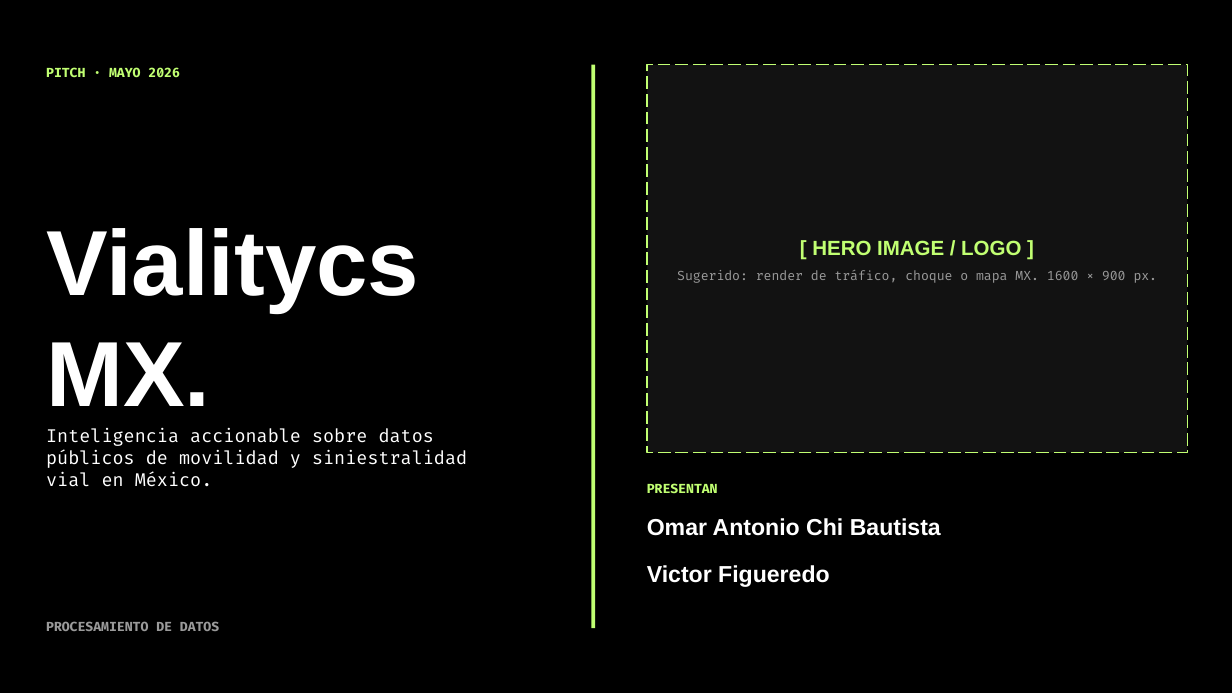
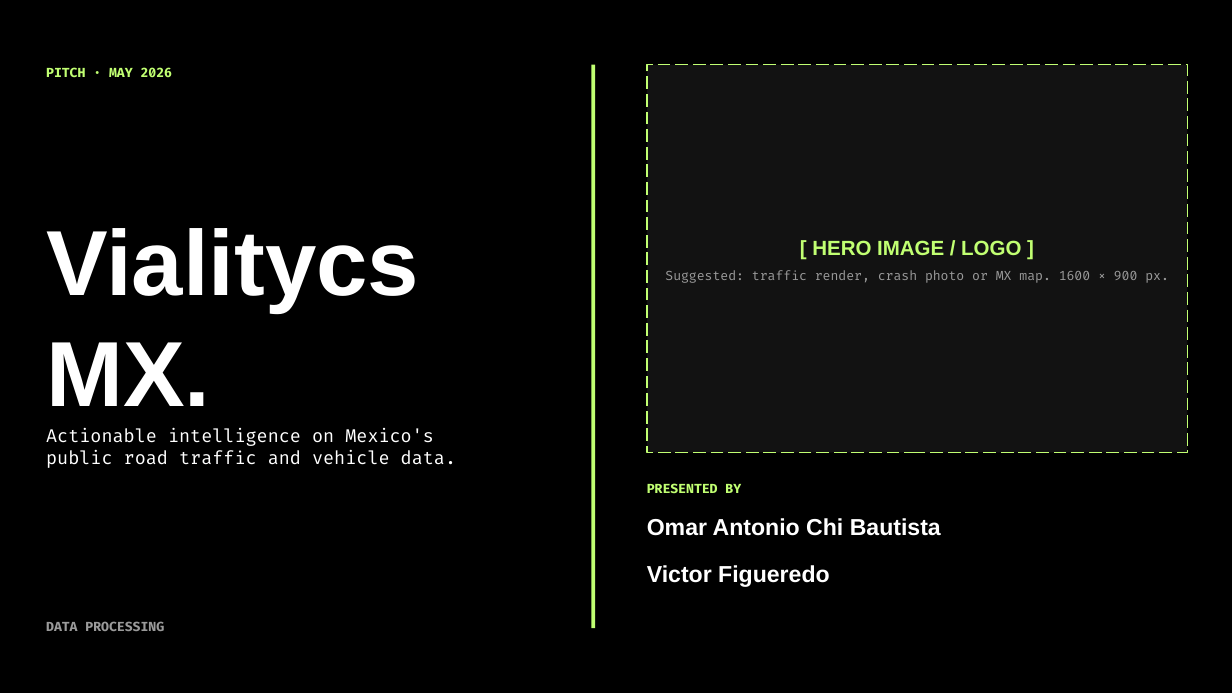
Before and after one commit to omarchii/inegi, a slide deck: slide 1 of reports/presentacion_vialitycs_mx.pptx. Drawn at 1232x693 pixels with LibreOffice and Linux fonts; fonts in the diff are those of the drawing. Boxes give left, top, right and bottom in pixels: in the first picture for what was removed or moved away, otherwise in the second. Text is boxed around its words. In the diff, an @@ line names an element or a change of style, - is before the commit and + after.

```diff
--- a/reports/presentacion_vialitycs_mx.pptx
+++ b/reports/presentacion_vialitycs_mx.pptx
@@ text at (46,67,173,78): text changed @@
-PITCH · MAYO 2026
+PITCH · MAY 2026
@@ text at (665,270,1169,283): text changed @@
-Sugerido: render de tráfico, choque o mapa MX. 1600 × 900 px.
+Suggested: traffic render, crash photo or MX map. 1600 × 900 px.
@@ text at (46,428,456,468): text changed @@
-Inteligencia accionable sobre datos
-públicos de movilidad y siniestralidad
-vial en México.
+Actionable intelligence on Mexico's
+public road traffic and vehicle data.
@@ text at (647,483,741,494): text changed @@
-PRESENTAN
+PRESENTED BY
@@ text at (46,621,164,631): text changed @@
-PROCESAMIENTO DE DATOS
+DATA PROCESSING
```
Also in this commit, not shown: 11 other slides changed, 1 slide added, 1 slide removed, 1 other file.
